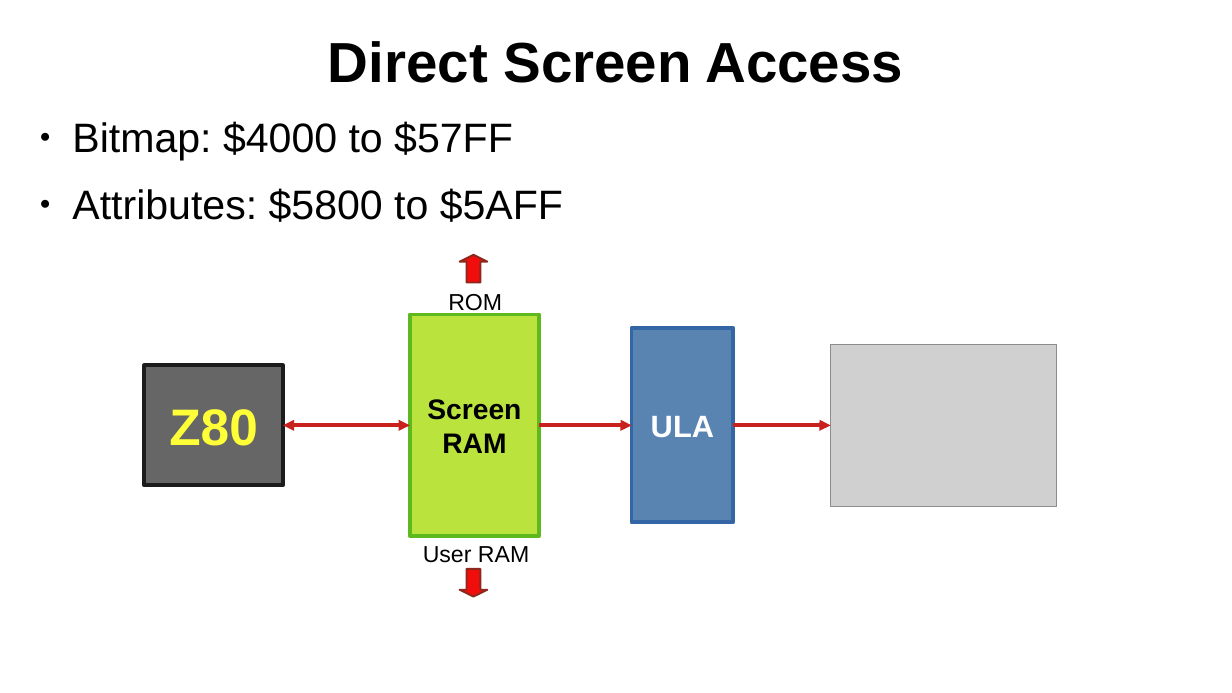
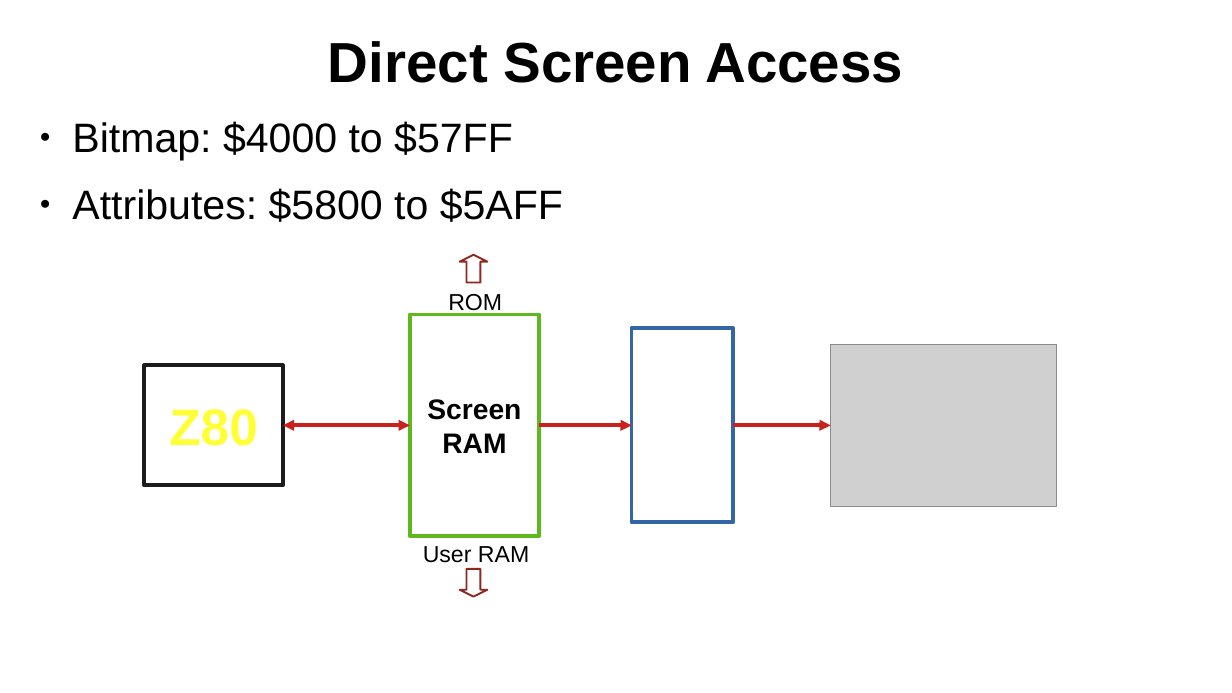
Before and after one commit to SlithyMatt/zxs-assembly-tutorial, a slide deck: slide 6 of Lesson11/Lesson11.odp. Drawn at 1232x693 pixels with LibreOffice and Linux fonts; fonts in the diff are those of the drawing; grey boxes stand for pictures. Boxes give left, top, right and bottom in pixels: in the first picture for what was removed or moved away, otherwise in the second. Text is boxed around its words. In the diff, an @@ line names an element or a change of style, - is before the commit and + after.

```diff
--- a/Lesson11/Lesson11.odp
+++ b/Lesson11/Lesson11.odp
@@ up arrow at (459,255,487,283): fill #F10D0C to none @@
@@ rectangle "Screen" at (409,314,539,536): fill #BBE33D to none @@
@@ rectangle at (631,328,733,522): fill #5983B0 to none @@
@@ rectangle "Z80" at (144,365,283,485): fill #666666 to none @@
@@ text in rectangle at (651,416,714,438): text removed @@
-ULA
@@ up arrow at (459,569,487,597): fill #F10D0C to none @@
```
Also in this commit, not shown: 2 slides added.
